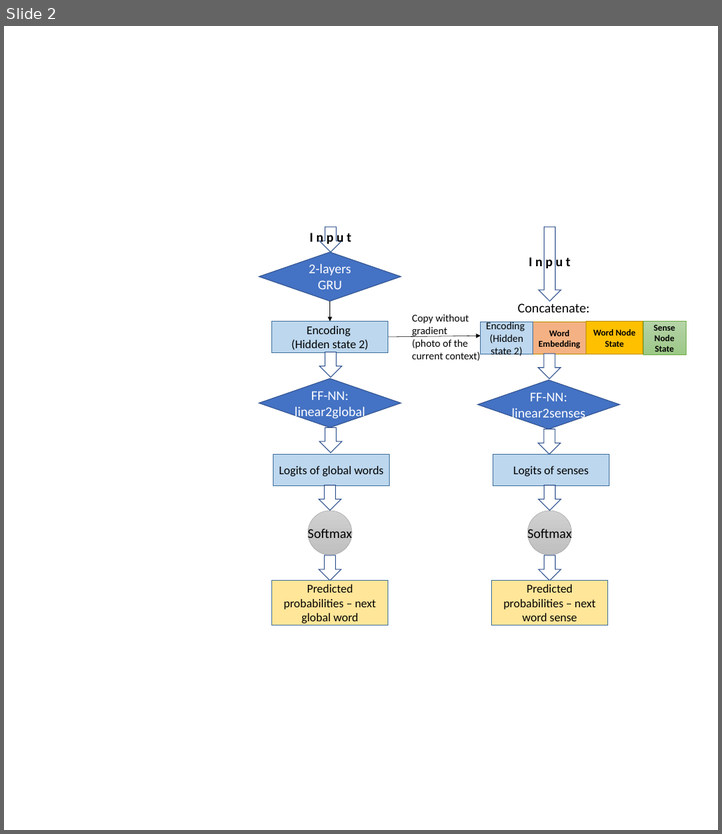
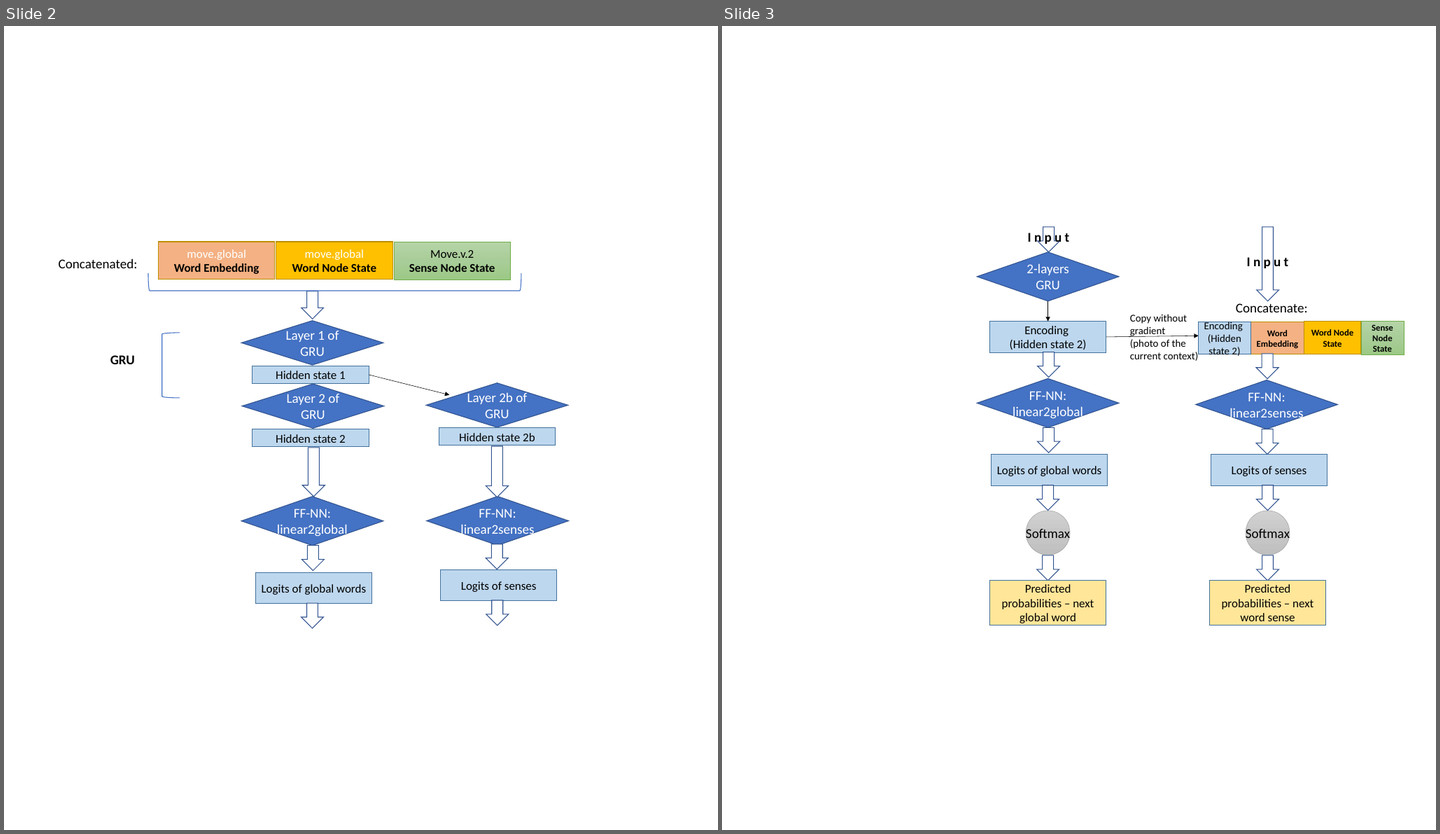
Before and after one commit to AndreaLK3/Multi-sense-LM, a slide deck: Media/SenseArchitecture.pptx. Shown side by side, each under a label of ours: slide 2 before the commit, slides 2 and 3 after it. The pictures are 722x834 and 1440x834 pixels, drawn with LibreOffice and Linux fonts; fonts in the diff are those of the drawing. Boxes give left, top, right and bottom in pixels: in the first picture for what was removed or moved away, otherwise in the second. Text is boxed around its words. In the diff, an @@ line names an element or a change of style, - is before the commit and + after.

```diff
--- a/Media/SenseArchitecture.pptx
+++ b/Media/SenseArchitecture.pptx
@@ slide 2 added at [4,26,718,830], background #FFFFFF @@
@@ rectangle added at [158,242,274,279], fill #F4B183, outline #BD8E00 1 pt, 16 pt, text #000000, bold @@
+move.global
+Word Embedding
@@ rectangle added at [276,242,392,279], fill #FFC000, outline #BD8E00 1 pt, 16 pt, text #000000, bold @@
+move.global
+Word Node State
@@ rectangle added at [394,242,510,279], fill gradient #B5D5A7 to #AACE9A to #9CC987, outline #70AD47 0.5 pt, 16 pt, text #000000, bold @@
+Move.v.2
+Sense Node State
@@ text added at [59,258,138,268], 18 pt, text #000000 @@
+Concatenated:
@@ left bracket added at [148,273,521,291], outline #4472C4 1 pt @@
@@ down arrow added at [302,291,324,319], fill #FFFFFF, outline #325491 1 pt @@
@@ left bracket added at [162,333,180,398], outline #4472C4 1 pt @@
@@ diamond added at [241,321,383,365], fill #4472C4, outline #325491 1 pt, 18 pt, text #FFFFFF @@
+Layer 1 of GRU
@@ text added at [110,355,135,364], 18 pt, text #000000, bold @@
+GRU
@@ rectangle added at [252,366,369,383], fill #BDD7EE, outline #43739E 1 pt, 16 pt, text #000000 @@
+Hidden state 1
@@ arrow added from (369, 375) to (450, 394), #000000 0.5 pt @@
@@ diamond added at [242,384,384,428], fill #4472C4, outline #325491 1 pt, 18 pt, text #FFFFFF @@
+Layer 2 of GRU
@@ diamond added at [426,383,568,427], fill #4472C4, outline #325491 1 pt, 18 pt, text #FFFFFF @@
+Layer 2b of GRU
@@ rectangle added at [252,429,369,447], fill #BDD7EE, outline #43739E 1 pt, 16 pt, text #000000 @@
+Hidden state 2
@@ rectangle added at [439,428,555,445], fill #BDD7EE, outline #43739E 1 pt, 16 pt, text #000000 @@
+Hidden state 2b
@@ down arrow added at [302,447,325,496], fill #FFFFFF, outline #325491 1 pt @@
@@ down arrow added at [486,446,509,497], fill #FFFFFF, outline #325491 1 pt @@
@@ diamond added at [241,496,383,545], fill #4472C4, outline #325491 1 pt, 18 pt, text #FFFFFF @@
+FF-NN:
+linear2global
@@ diamond added at [427,496,569,545], fill #4472C4, outline #325491 1 pt, 18 pt, text #FFFFFF @@
+FF-NN:
+linear2senses
@@ down arrow added at [302,545,325,570], fill #FFFFFF, outline #325491 1 pt @@
@@ down arrow added at [486,544,509,569], fill #FFFFFF, outline #325491 1 pt @@
@@ rectangle added at [441,569,557,600], fill #BDD7EE, outline #43739E 1 pt, 16 pt, text #000000 @@
+Logits of senses
@@ rectangle added at [256,572,372,604], fill #BDD7EE, outline #43739E 1 pt, 16 pt, text #000000 @@
+Logits of global words
@@ down arrow added at [302,603,324,628], fill #FFFFFF, outline #325491 1 pt @@
@@ down arrow added at [486,600,509,624], fill #FFFFFF, outline #325491 1 pt @@
@@ what was slide 2 is now slide 3 @@
```
Also in this commit, not shown: 1 slide changed, 6 other files.
